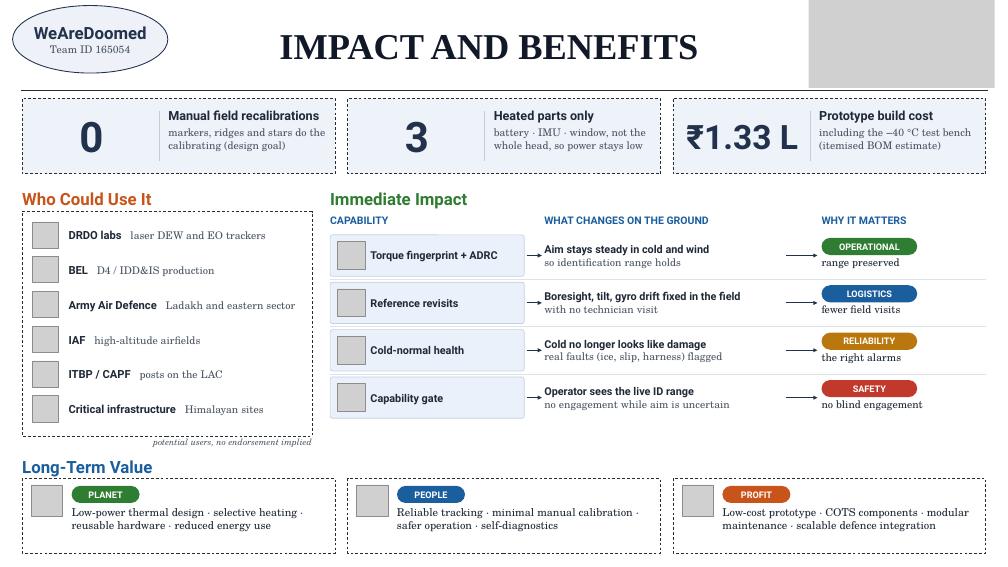
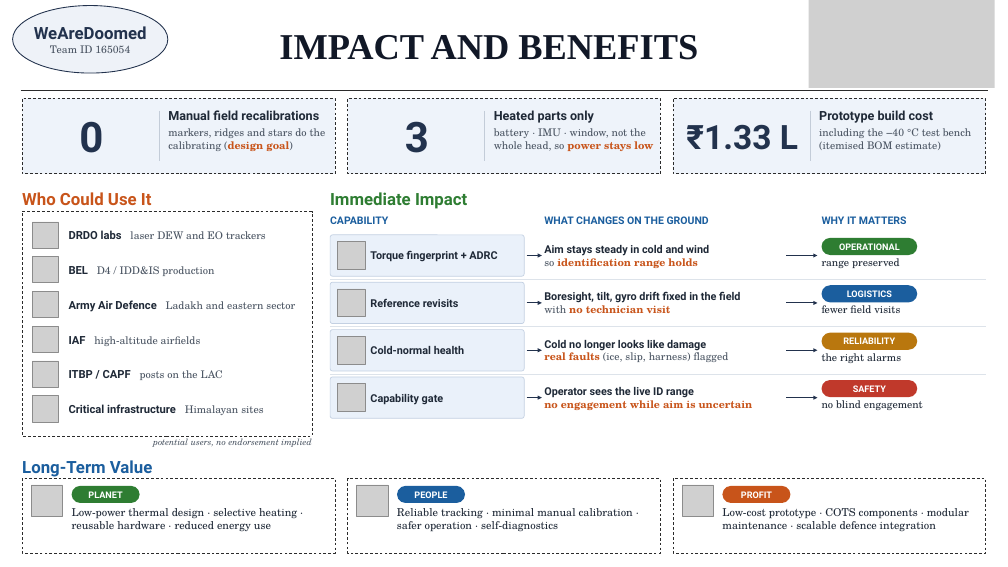
Before and after one commit to Lakshya0104/Garuda, a slide deck: slide 5 of WeAreDoomed_SIH26050_ACHAL_v3.pptx. Drawn at 1008x567 pixels with LibreOffice and Linux fonts; fonts in the diff are those of the drawing; grey boxes stand for pictures. Boxes give left, top, right and bottom in pixels: in the first picture for what was removed or moved away, otherwise in the second. Text is boxed around its words. In the diff, an @@ line names an element or a change of style, - is before the commit and + after.

```diff
--- a/WeAreDoomed_SIH26050_ACHAL_v3.pptx
+++ b/WeAreDoomed_SIH26050_ACHAL_v3.pptx
@@ text "markers, ridges and stars do ..." at [168,128,326,151]: text colour #4B5563 to #C8541A, bold on in "(design goal)" @@
@@ text "battery · IMU · window, ..." at [494,128,653,151]: text colour #4B5563 to #C8541A, bold on in "power stays low" @@
@@ text at [544,255,698,268]: text colour #4B5563 to #C8541A, bold on in "identification range holds" @@
@@ text at [544,302,671,313]: text colour #4B5563 to #C8541A, bold on in "no technician visit" @@
@@ text at [544,350,729,362]: text colour #4B5563 to #C8541A, bold on in "real faults" @@
@@ text at [544,400,753,410]: text colour #4B5563 to #C8541A, bold on in "no engagement while aim is uncertain" @@
```
Also in this commit, not shown: 4 other slides changed.
